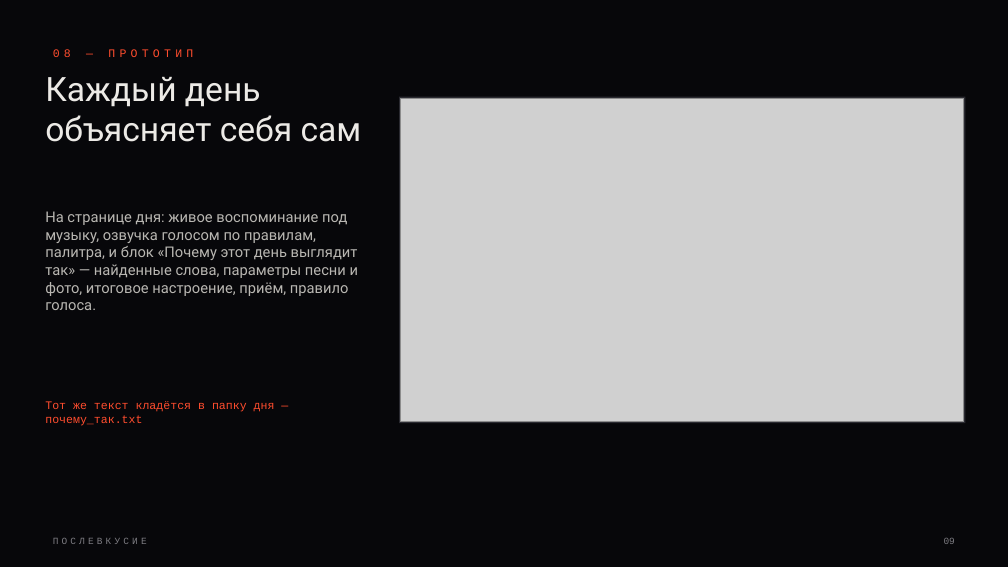
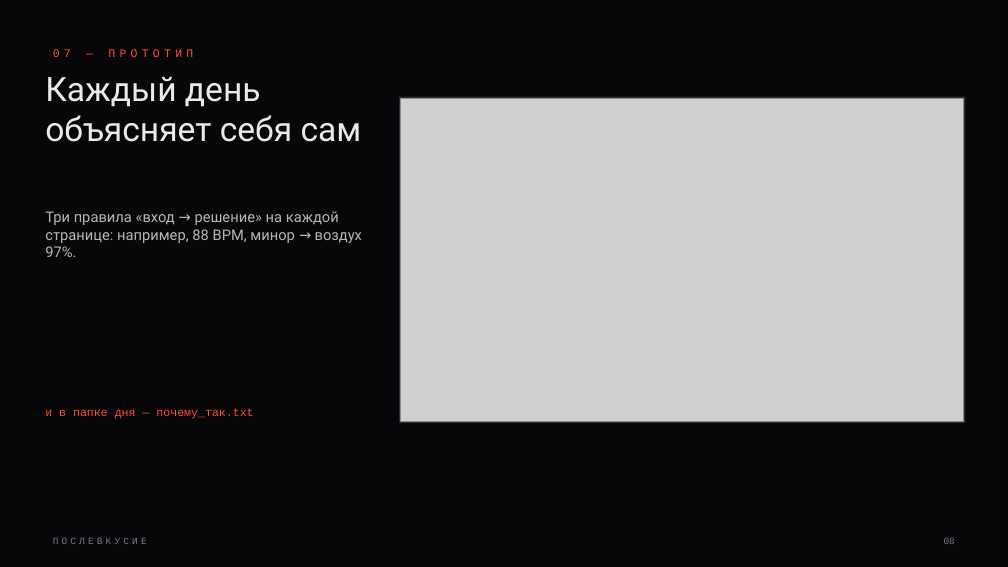
Before and after one commit to asylbeksofiev-pixel/poslevkusie, a slide deck: slide 8 of docs/presentation/Послевкусие — презентация.pptx (slide 9 before the commit). Drawn at 1008x567 pixels with LibreOffice and Linux fonts; fonts in the diff are those of the drawing; grey boxes stand for pictures. Boxes give left, top, right and bottom in pixels: in the first picture for what was removed or moved away, otherwise in the second. Text is boxed around its words. In the diff, an @@ line names an element or a change of style, - is before the commit and + after.

Commit message:
Надёжность и полировка: библиотеки без CDN, чёткий рендер и любые пропорции фото, звук в видео для ссылок, стабильная главная, запись дня в 3 шага, визуальная «Система», лёгкая страница дня, короче тексты

```diff
--- a/docs/presentation/Послевкусие — презентация.pptx
+++ b/docs/presentation/Послевкусие — презентация.pptx
@@ text at box(53, 49, 193, 57): text changed @@
-08 — ПРОТОТИП
+07 — ПРОТОТИП
@@ text at box(45, 211, 362, 257): text changed @@
-На странице дня: живое воспоминание под музыку, озвучка голосом по правилам, палитра, и блок «Почему этот день выглядит так» — найденные слова, параметры песни и фото, итоговое настроение, приём, правило голоса.
+Три правила «вход → решение» на каждой странице: например, 88 BPM, минор → воздух 97%.
@@ text at box(45, 408, 253, 419): text changed @@
-Тот же текст кладётся в папку дня — почему_так.txt
+и в папке дня — почему_так.txt
```
Also in this commit, not shown: 13 other slides changed, 1 slide added, 1 slide removed, 20 other files.
